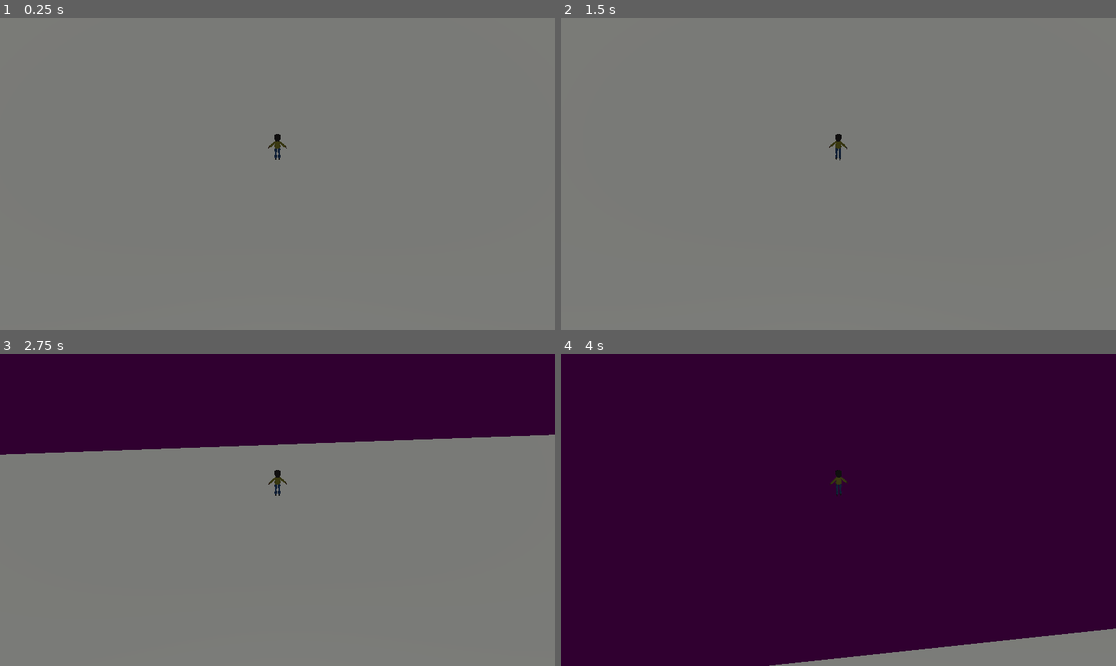
Above: before the commit, frames 1-4 (two rows, left to right).
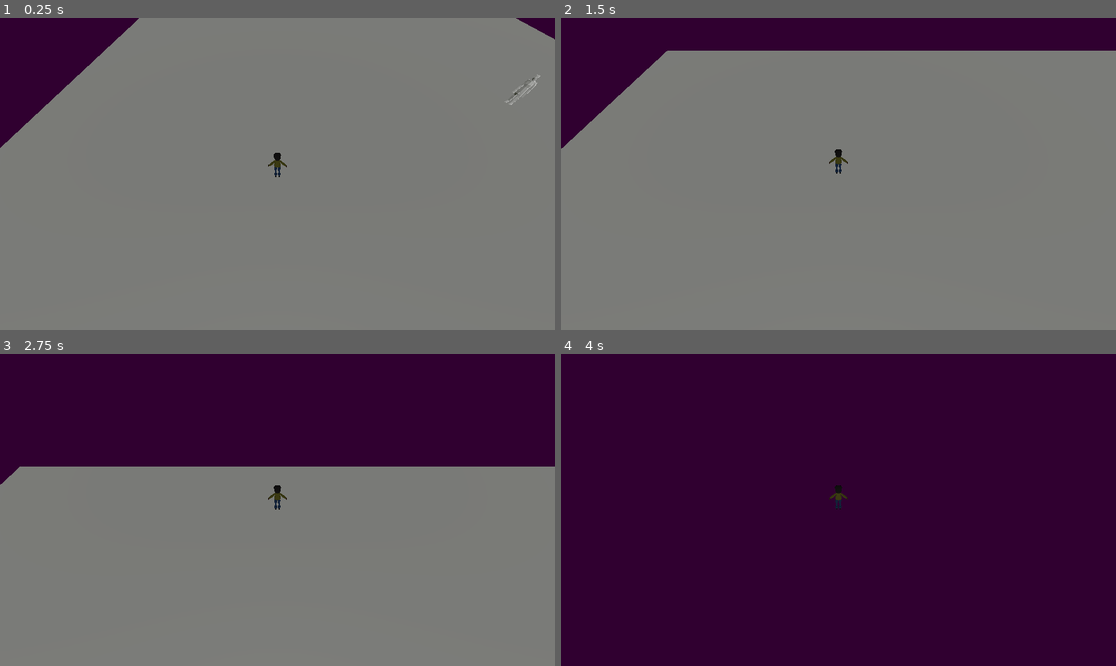
Above: after the commit, the same moments.

Repository: FellowshipOfTheGame/Hotel-Ponte-Negra
Game: Godot game, scene res://scenes/base.tscn
Two runs of this game, one before a commit and one after it. Both use one fixed random seed, a clock stepped at 60 frames per second and the inputs below.
Inputs (mouse positions are in pixels of both pictures, inside the frame that each line leads up to):
- Up to frame 1 (0.25 s): no input
- Up to frame 2 (1.5 s): move the mouse to (866, 174) at 0.52 s; hold Up (movimento_frente) from 0.53 s (still down); move the mouse to (810, 174) at 1.27 s
- Up to frame 3 (2.75 s): keep holding Up (movimento_frente); move the mouse to (288, 503) at 2.02 s
- Up to frame 4 (4 s): keep holding Up (movimento_frente); move the mouse to (832, 516) at 2.77 s; move the mouse to (877, 513) at 3.52 s

The runs differ from the first frame. In frame 1, 5.7% of the frame differs, in the area x 0-100%, y 0-52%; in frame 2, 14%, in the area x 0-100%, y 0-50%; in frame 3, 7.3%; in frame 4, 3.9%.

Commit message:
Simplifiquei o codigo da camera

Diff:
--- a/scenes/base.tscn
+++ b/scenes/base.tscn
@@ -1,7 +1,8 @@
-[gd_scene load_steps=4 format=3 uid="uid://bbwpri8lubdq6"]
+[gd_scene load_steps=5 format=3 uid="uid://bbwpri8lubdq6"]
 
 [ext_resource type="PackedScene" uid="uid://csmmjcndfe1ns" path="res://scenes/characters/player/player.tscn" id="1_pvqg0"]
 [ext_resource type="PackedScene" uid="uid://cd83n5sdks3b0" path="res://scenes/characters/enemies/enemy.tscn" id="2_baglu"]
+[ext_resource type="Script" uid="uid://c1ivo2guoa08g" path="res://scripts/cameraController.gd" id="3_t45w4"]
 
 [sub_resource type="Environment" id="Environment_pvqg0"]
 background_mode = 1
@@ -17,8 +18,12 @@
 [node name="Enemy" parent="." groups=["Enemies"] instance=ExtResource("2_baglu")]
 transform = Transform3D(1, 0, 0, 0, 1, 0, 0, 0, 1, 10.885885, -0.25369763, -4.9404106)
 
-[node name="Camera3D" type="Camera3D" parent="."]
+[node name="Camera3D" type="Camera3D" parent="." node_paths=PackedStringArray("alvo")]
 transform = Transform3D(1, 0, 0, 0, 0.707107, 0.707107, 0, -0.707107, 0.707107, 0, 10, 30)
+script = ExtResource("3_t45w4")
+alvo = NodePath("../Player")
+offset = Vector3(0, 7, 5)
+suavizacao = 0.215
 
 [node name="CSGBox3D" type="CSGBox3D" parent="."]
 transform = Transform3D(1, 0, 0, 0, 1, 0, 0, 0, 1, 0.027899265, -1.395859, 0.5424385)
--- a/scenes/characters/player/player.tscn
+++ b/scenes/characters/player/player.tscn
@@ -1,7 +1,6 @@
-[gd_scene load_steps=5 format=3 uid="uid://csmmjcndfe1ns"]
+[gd_scene load_steps=4 format=3 uid="uid://csmmjcndfe1ns"]
 
 [ext_resource type="Script" uid="uid://d0r8frqmevhc2" path="res://scripts/movePlayer.gd" id="1_t61fv"]
-[ext_resource type="Script" uid="uid://c1ivo2guoa08g" path="res://scripts/cameraController.gd" id="2_t61fv"]
 [ext_resource type="ArrayMesh" uid="uid://bgbbvygu2qe2c" path="res://Arte/protagonista.obj" id="3_686vu"]
 
 [sub_resource type="CapsuleShape3D" id="CapsuleShape3D_686vu"]
@@ -9,15 +8,6 @@
 
 [node name="Player" type="CharacterBody3D"]
 script = ExtResource("1_t61fv")
-
-[node name="CameraPivot" type="Node3D" parent="."]
-script = ExtResource("2_t61fv")
-
-[node name="Camera3D" type="Camera3D" parent="CameraPivot"]
-transform = Transform3D(1, 0, 0, 0, 0.7071068, 0.7071068, 0, -0.7071068, 0.7071068, 0, 6, 7)
-projection = 1
-size = 13.0
-far = 2747.22
 
 [node name="CollisionShape3D" type="CollisionShape3D" parent="."]
 transform = Transform3D(1.3, 0, 0, 0, 1.2999908, -0.0049008727, 0, 0.0049008727, 1.2999908, 0, 1.7979131, 0)
--- a/scripts/cameraController.gd
+++ b/scripts/cameraController.gd
@@ -1,22 +1,13 @@
-extends Node3D
+extends Camera3D
 
-@export_group("Sensibilidade")
-@export var sensibilidade_mouse: float = 0.1
-@export var sensibilidade_controle: float = 100.0
+@export var alvo: Node3D
+@export var offset: Vector3 = Vector3(0, 10, 8)
+@export_range(0.0, 1.0) var suavizacao: float = 0.95
 
-@export_group("Controle")
-@export var deadzone_controle: float = 0.25
 
-func _ready():
-	Input.set_mouse_mode(Input.MOUSE_MODE_CAPTURED)
-
-func _unhandled_input(event: InputEvent):
-	if event is InputEventMouseMotion:
-		rotation_degrees.y -= event.relative.x * sensibilidade_mouse
-
-# Usamos _process para o controle, pois o analógico é uma entrada contínua
-func _process(delta: float):
-	var input_controle = Input.get_axis("olhar_esquerda", "olhar_direita")
-
-	if abs(input_controle) > deadzone_controle:
-		rotation_degrees.y -= input_controle * sensibilidade_controle * delta
+func _physics_process(delta: float):
+	if not is_instance_valid(alvo):
+		return
+	var posicao_ideal = alvo.global_position + offset
+	global_position = global_position.lerp(posicao_ideal, 1.0 - suavizacao)
+	look_at(alvo.global_position, Vector3.UP)
